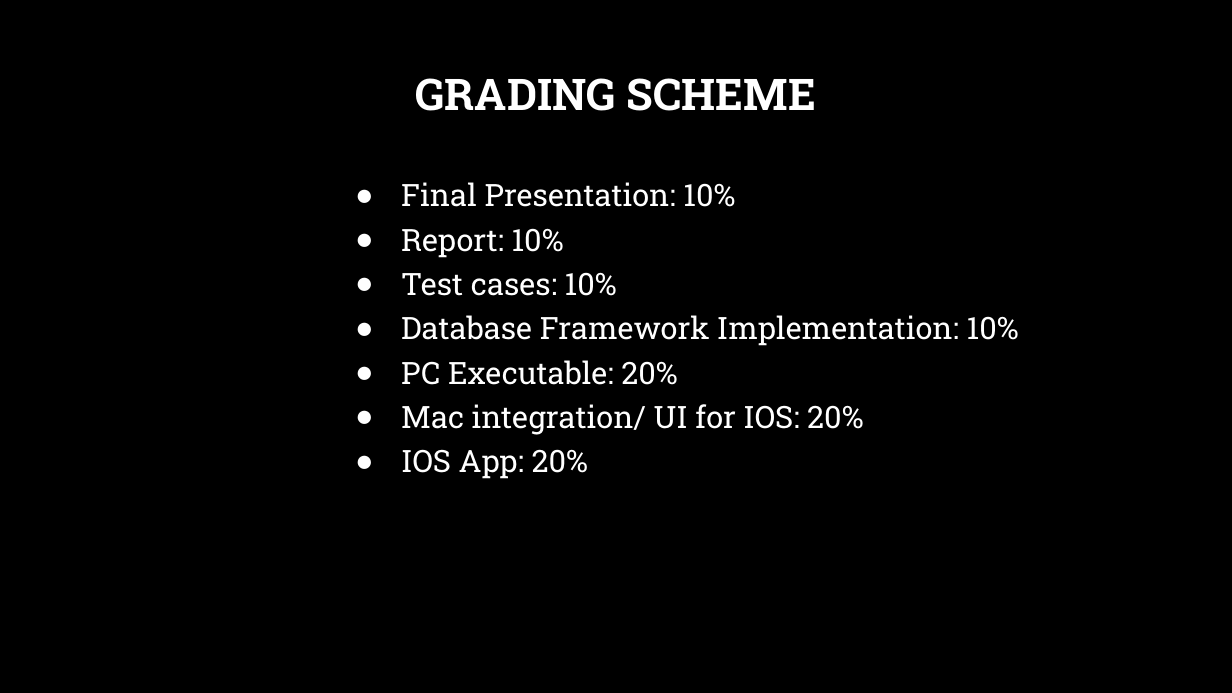
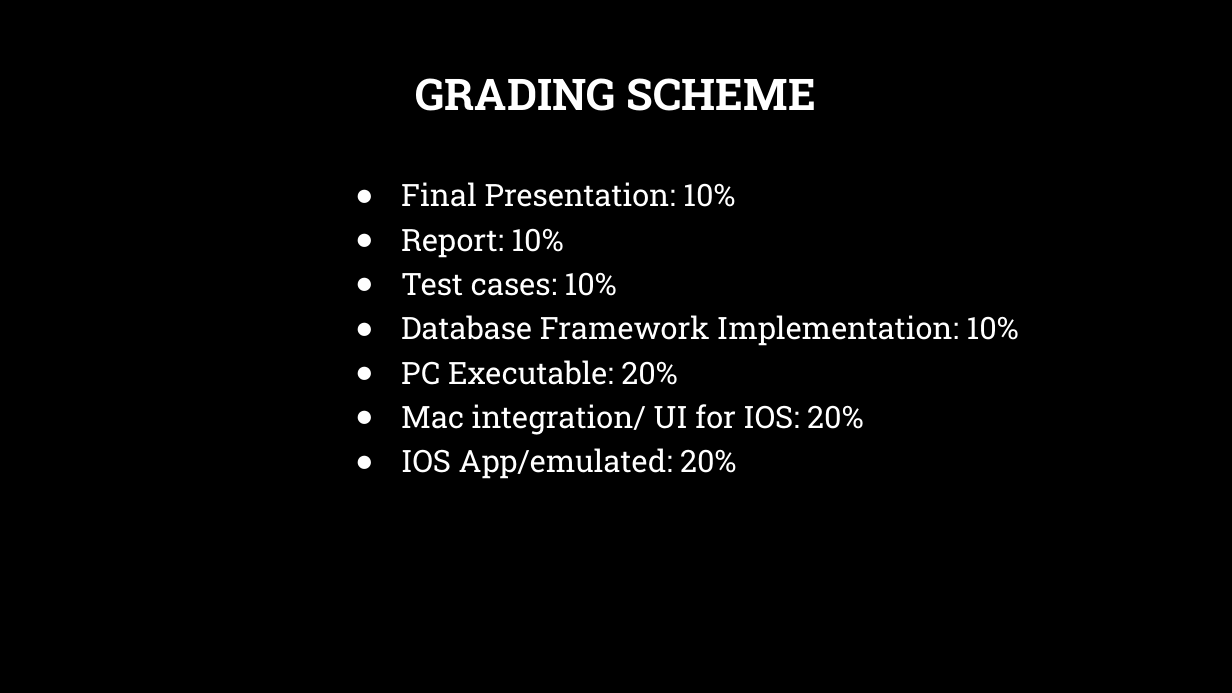
Before and after one commit to steveb1250/Devils_Grip_Proposal, a slide deck: slide 11 of CSC_520_Devils_Grip.pptx. Drawn at 1232x693 pixels with LibreOffice and Linux fonts; fonts in the diff are those of the drawing; background and template pictures are left out. Boxes give left, top, right and bottom in pixels: in the first picture for what was removed or moved away, otherwise in the second. Text is boxed around its words. In the diff, an @@ line names an element or a change of style, - is before the commit and + after.

```diff
--- a/CSC_520_Devils_Grip.pptx
+++ b/CSC_520_Devils_Grip.pptx
@@ text at (x1=401, y1=448, x2=736, y2=479): text changed @@
-● IOS App: 20%
+● IOS App/emulated: 20%
```
Also in this commit, not shown: 2 other files.
